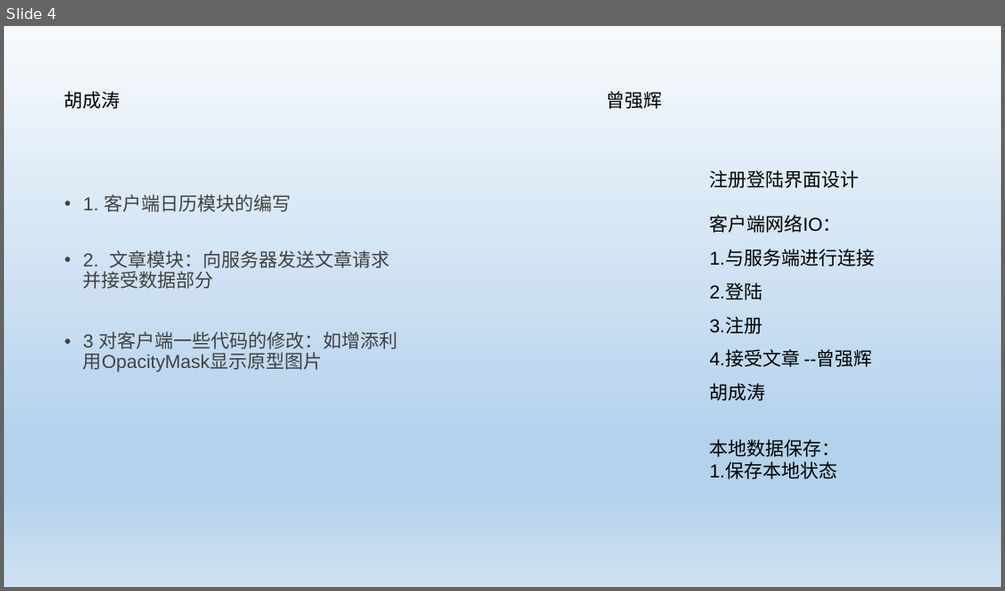
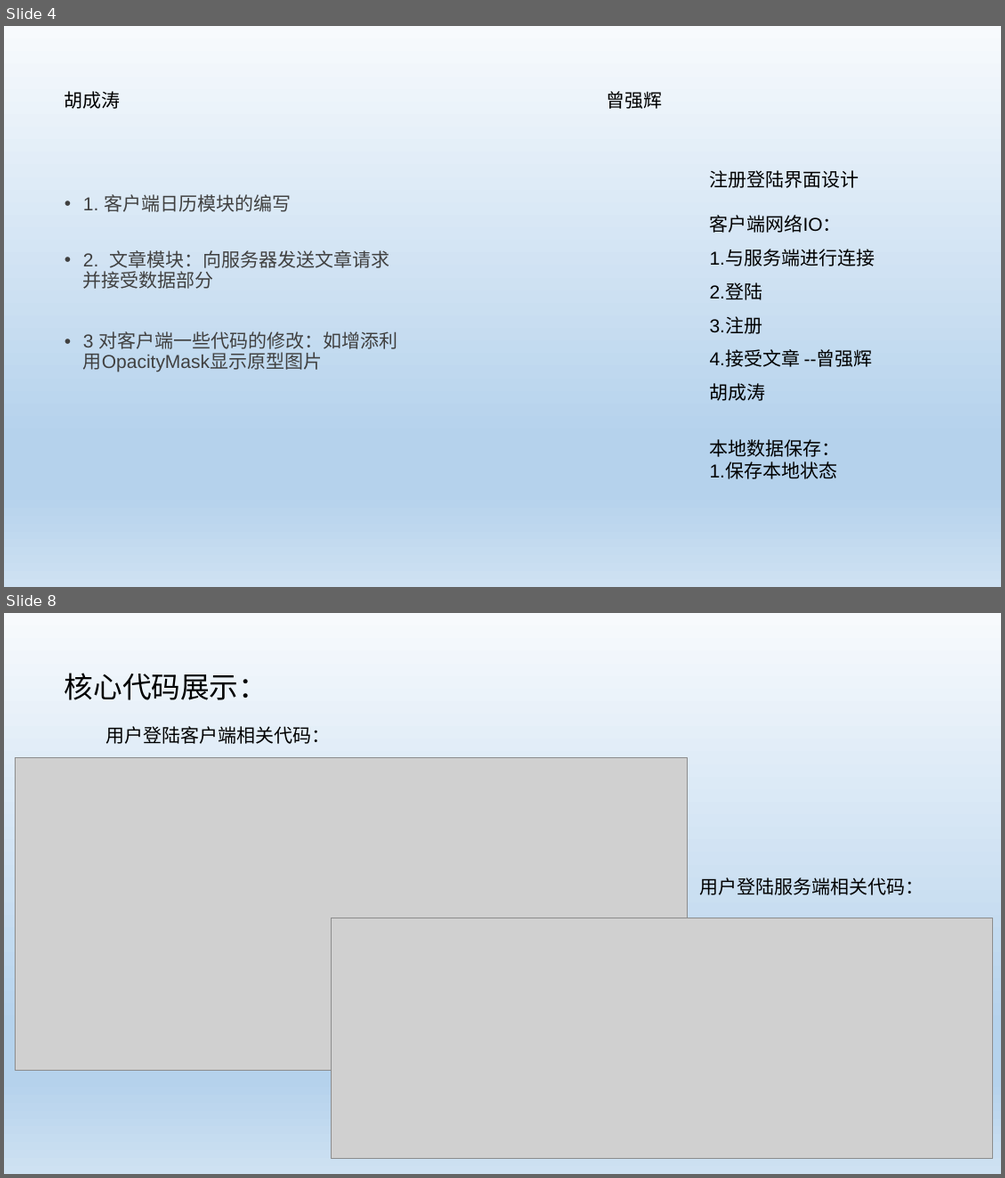
Before and after one commit to SPURSGO/PostgraduateApp, a slide deck: doc/总答辩.ptx.pptx. Shown one above the other, each under a label of ours: slide 4 before the commit, slides 4 and 8 after it; the slides between them are not shown. The pictures are 1005x591 and 1005x1178 pixels, drawn with LibreOffice and Linux fonts; fonts in the diff are those of the drawing; grey boxes stand for pictures. Boxes give left, top, right and bottom in pixels: in the first picture for what was removed or moved away, otherwise in the second. Text is boxed around its words. In the diff, an @@ line names an element or a change of style, - is before the commit and + after.

```diff
--- a/doc/总答辩.ptx.pptx
+++ b/doc/总答辩.ptx.pptx
@@ slide 8 added at bbox=[4, 613, 1001, 1174], background gradient #F7FAFD to #B5D2EC to #CEE1F2 @@
@@ title added at bbox=[65, 673, 267, 700], 28 pt, text #000000 @@
+核心代码展示：
@@ text added at bbox=[105, 726, 330, 744], 18 pt, text #000000 @@
+用户登陆客户端相关代码：
@@ picture added at bbox=[16, 757, 688, 1070] @@
@@ text added at bbox=[700, 877, 924, 895], 18 pt, text #000000 @@
+用户登陆服务端相关代码：
@@ picture added at bbox=[331, 918, 993, 1159] @@
```
Also in this commit, not shown: 5 slides changed, 4 other slides added, 2 other files.
